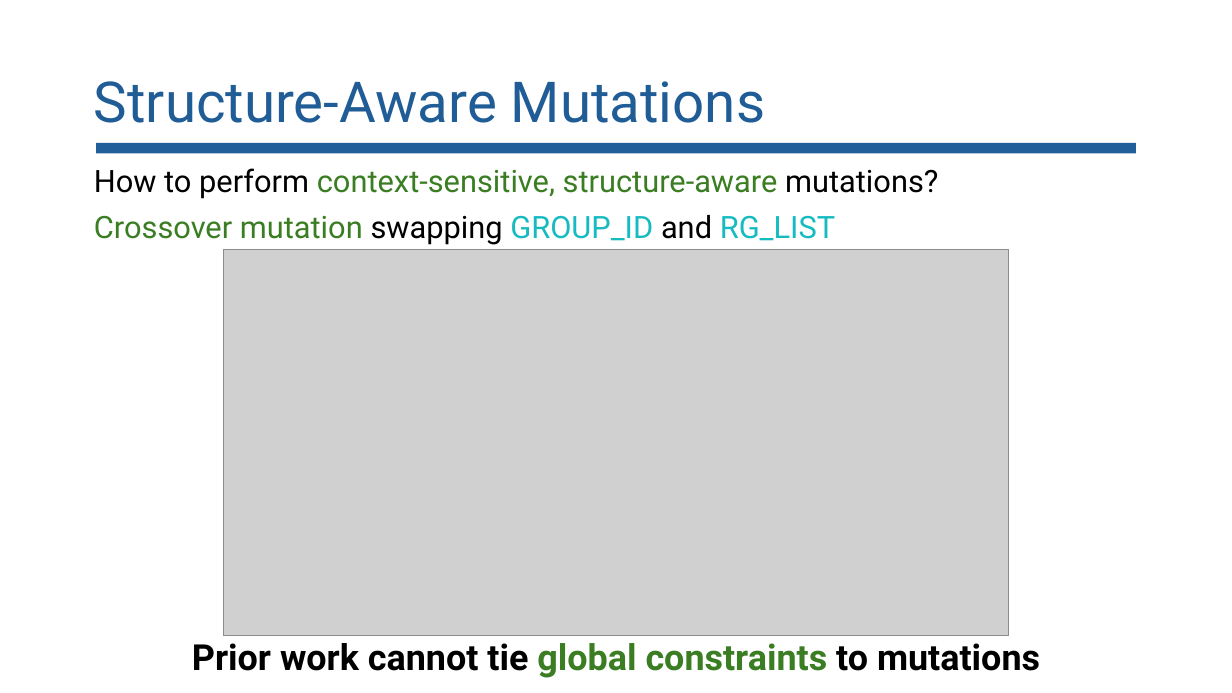
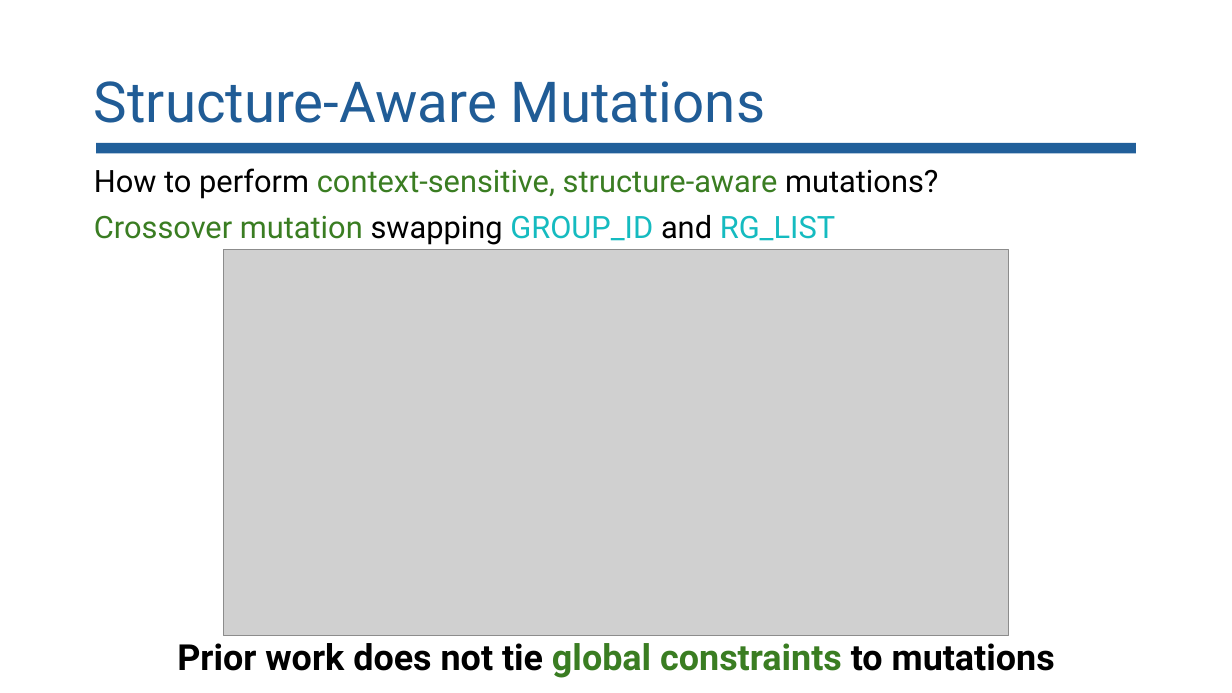
Before and after one commit to lorchrob/goblin_slides, a slide deck: slide 16 of goblin_slides.pptx (slide 15 before the commit). Drawn at 1232x693 pixels with LibreOffice and Linux fonts; fonts in the diff are those of the drawing; grey boxes stand for pictures. Boxes give left, top, right and bottom in pixels: in the first picture for what was removed or moved away, otherwise in the second. Text is boxed around its words. In the diff, an @@ line names an element or a change of style, - is before the commit and + after.

```diff
--- a/goblin_slides.pptx
+++ b/goblin_slides.pptx
@@ text at box(177, 643, 1055, 678): text changed @@
-Prior work cannot tie global constraints to mutations
+Prior work does not tie global constraints to mutations
```
Also in this commit, not shown: 25 other slides changed, 1 slide added.
